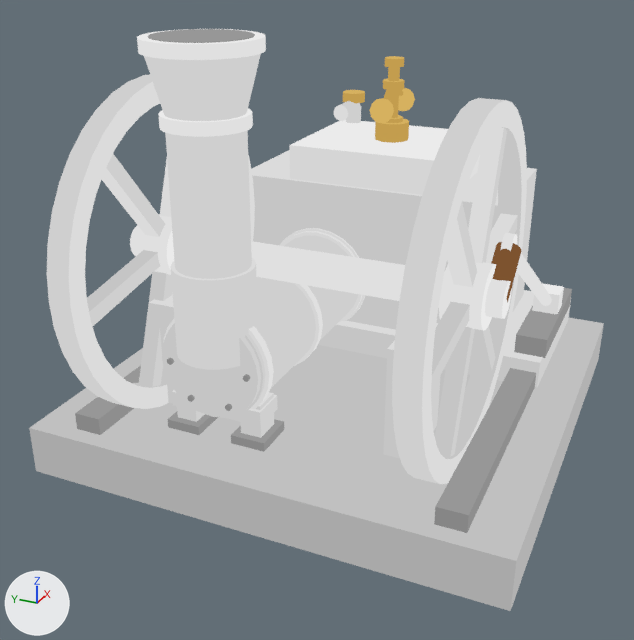
The Blender file ArtSource/SmallSteamEngine/small_steam_engine.blend: old version first, new version second.
The view is the same before and after, from a camera (50 mm lens) standing at (-3.18, -1.28, 2.0) and looking at (-0.24, 0.05, 0.53). The lights are fixed; the arrows at lower left show +X, +Y and +Z. The first picture is the older version.

In view in the first picture: '01_Foundation', '02_Raised_bed_rail', '04_Common_crankshaft', '05_Front_flywheel', '06_Rear_flywheel', '08_Firebox', '09_Firebox_top', '19_Stack_base', '20_Stack_tube', '21_Stack_flare', '33_Small_boiler', '34_Boiler_band', '34_Boiler_band.001', '34_Boiler_band.002', '35_Boiler_end_cap', '36_Boiler_end_foot', '36_Boiler_end_foot.001', '36_Boiler_end_leg', '36_Boiler_end_leg.001', '36_Boiler_end_saddle', '37_Firebox_connection_flange', '42_Boiler_cap_rivet', '42_Boiler_cap_rivet.003', '42_Boiler_cap_rivet.004' and 35 more.
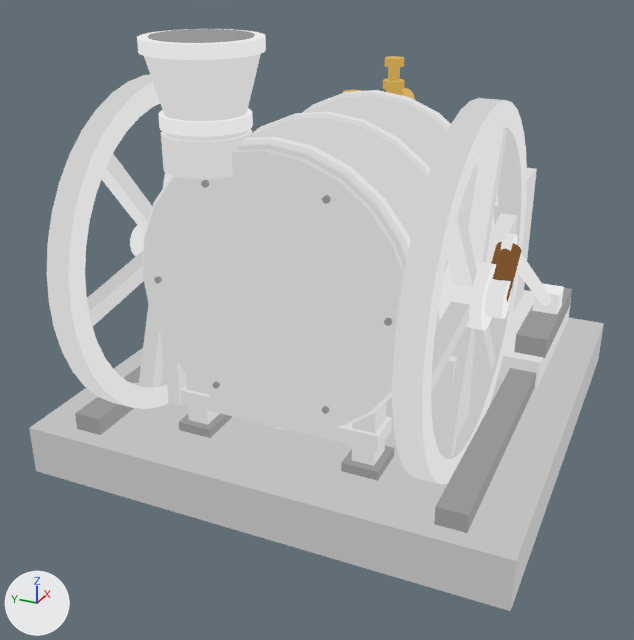
Commit message: Enlarge suspended steam boiler to fill the gap between flywheels

What changed in the scene script:
```text
Change me_cylinder_006:
    used by ob_33_small_boiler; location = (-0.225, 0.25, 0.51); rotation_euler = (0.0, 1.571, 0.0), in degrees (0, 90, 0)
    remove me_cylinder_006.from_pydata(...)  # 48 vertices, 26 faces; spans x -0.21..0.21, y -0.21..0.21, z -0.5..0.5
    add me_cylinder_006.from_pydata(...)  # 48 vertices, 26 faces; spans x -0.52..0.52, y -0.52..0.52, z -0.5..0.5
    me_cylinder_006 part 1: the whole mesh is scaled about its middle by (2.48, 2.48, 1)
Change me_cylinder_007:
    used by ob_34_boiler_band; location = (-0.69, 0.25, 0.51); rotation_euler = (0.0, 1.571, 0.0), in degrees (0, 90, 0)
    remove me_cylinder_007.from_pydata(...)  # 48 vertices, 26 faces; spans x -0.225..0.225, y -0.225..0.225, z -0.018..0.018
    add me_cylinder_007.from_pydata(...)  # 48 vertices, 26 faces; spans x -0.535..0.535, y -0.535..0.535, z -0.018..0.018
    me_cylinder_007 part 2: the whole mesh is scaled about its middle by (2.38, 2.38, 1)
Change me_cylinder_008:
    used by ob_34_boiler_band_001; location = (-0.25, 0.25, 0.51); rotation_euler = (0.0, 1.571, 0.0), in degrees (0, 90, 0)
    remove me_cylinder_008.from_pydata(...)  # 48 vertices, 26 faces; spans x -0.225..0.225, y -0.225..0.225, z -0.018..0.018
    add me_cylinder_008.from_pydata(...)  # 48 vertices, 26 faces; spans x -0.535..0.535, y -0.535..0.535, z -0.018..0.018
    me_cylinder_008 part 3: the whole mesh is scaled about its middle by (2.38, 2.38, 1)
Change me_cylinder_009:
    used by ob_34_boiler_band_002; location = (0.22, 0.25, 0.51); rotation_euler = (0.0, 1.571, 0.0), in degrees (0, 90, 0)
    remove me_cylinder_009.from_pydata(...)  # 48 vertices, 26 faces; spans x -0.225..0.225, y -0.225..0.225, z -0.018..0.018
    add me_cylinder_009.from_pydata(...)  # 48 vertices, 26 faces; spans x -0.535..0.535, y -0.535..0.535, z -0.018..0.018
    me_cylinder_009 part 4: the whole mesh is scaled about its middle by (2.38, 2.38, 1)
Change me_cylinder_010:
    used by ob_35_boiler_end_cap; location = (-0.738, 0.25, 0.51); rotation_euler = (0.0, 1.571, 0.0), in degrees (0, 90, 0)
    remove me_cylinder_010.from_pydata(...)  # 48 vertices, 26 faces; spans x -0.202..0.202, y -0.202..0.202, z -0.012..0.012
    add me_cylinder_010.from_pydata(...)  # 48 vertices, 26 faces; spans x -0.505..0.505, y -0.505..0.505, z -0.012..0.012
    me_cylinder_010 part 5: the whole mesh is scaled about its middle by (2.5, 2.5, 1)
Change me_cylinder_011:
    used by ob_37_firebox_connection_flange; location = (0.235, 0.25, 0.51); rotation_euler = (0.0, 1.571, 0.0), in degrees (0, 90, 0)
    remove me_cylinder_011.from_pydata(...)  # 48 vertices, 26 faces; spans x -0.235..0.235, y -0.235..0.235, z -0.016..0.016
    add me_cylinder_011.from_pydata(...)  # 48 vertices, 26 faces; spans x -0.535..0.535, y -0.535..0.535, z -0.016..0.016
    me_cylinder_011 part 6: the whole mesh is scaled about its middle by (2.28, 2.28, 1)
Change me_cube_028:
    remove me_cube_028.from_pydata(...)  # 8 vertices, 6 faces; spans x -0.07..0.07, y -0.19..0.19, z -0.03..0.03
    add me_cube_028.from_pydata(...)  # 8 vertices, 6 faces; spans x -0.07..0.07, y -0.4..0.4, z -0.03..0.03
    me_cube_028 part 7: the whole mesh is scaled about its middle by (1, 2.11, 1)
Change ob_33_small_boiler:
    ob_33_small_boiler.location: (-0.225, 0.25, 0.51) -> (-0.225, 0.0, 0.83)
Change ob_34_boiler_band:
    ob_34_boiler_band.location: (-0.69, 0.25, 0.51) -> (-0.69, 0.0, 0.83)
Change ob_34_boiler_band_001:
    ob_34_boiler_band_001.location: (-0.25, 0.25, 0.51) -> (-0.25, 0.0, 0.83)
Change ob_34_boiler_band_002:
    ob_34_boiler_band_002.location: (0.22, 0.25, 0.51) -> (0.22, 0.0, 0.83)
Change ob_35_boiler_end_cap:
    ob_35_boiler_end_cap.location: (-0.738, 0.25, 0.51) -> (-0.738, 0.0, 0.83)
Change ob_37_firebox_connection_flange:
    ob_37_firebox_connection_flange.location: (0.235, 0.25, 0.51) -> (0.235, 0.0, 0.83)
Change ob_36_boiler_end_leg:
    ob_36_boiler_end_leg.location: (-0.65, 0.11, 0.285) -> (-0.65, -0.34, 0.33)
Change ob_36_boiler_end_foot:
    ob_36_boiler_end_foot.location: (-0.65, 0.11, 0.218) -> (-0.65, -0.34, 0.218)
Change ob_36_boiler_end_leg_001:
    ob_36_boiler_end_leg_001.location: (-0.65, 0.39, 0.285) -> (-0.65, 0.34, 0.33)
Change ob_36_boiler_end_foot_001:
    ob_36_boiler_end_foot_001.location: (-0.65, 0.39, 0.218) -> (-0.65, 0.34, 0.218)
Change ob_36_boiler_end_saddle:
    ob_36_boiler_end_saddle.location: (-0.65, 0.25, 0.325) -> (-0.65, 0.0, 0.34)
Change ob_19_stack_base:
    ob_19_stack_base.location: (-0.68, 0.25, 0.72) -> (-0.68, 0.25, 1.3)
Change ob_42_boiler_cap_rivet:
    ob_42_boiler_cap_rivet.location: (-0.758, 0.41, 0.51) -> (-0.758, 0.435, 0.83)
Change ob_42_boiler_cap_rivet_002:
    ob_42_boiler_cap_rivet_002.location: (-0.758, 0.17, 0.649) -> (-0.758, -0.217, 1.207)
Change ob_42_boiler_cap_rivet_003:
    ob_42_boiler_cap_rivet_003.location: (-0.758, 0.09, 0.51) -> (-0.758, -0.435, 0.83)
Change ob_42_boiler_cap_rivet_004:
    ob_42_boiler_cap_rivet_004.location: (-0.758, 0.17, 0.371) -> (-0.758, -0.217, 0.453)
```

Where the change shows, as pixel boxes (x1, y1, x2, y2) in the pictures (634 x 640 px):
'35_Boiler_end_cap', moved, rescaled: before (162, 325, 261, 418); after (143, 149, 404, 431)
'33_Small_boiler', moved, rescaled (75% wider, 87% taller): before (168, 236, 358, 415); after (144, 96, 477, 431)
'19_Stack_base', moved: before (171, 258, 258, 370); after (161, 129, 252, 179)
'34_Boiler_band', moved, rescaled: before (163, 319, 274, 409); after (143, 137, 411, 430)
'36_Boiler_end_saddle', moved, rescaled: before (172, 390, 278, 427); after (181, 386, 392, 451)
'34_Boiler_band.001', moved, rescaled: before (294, 283, 323, 366); after (252, 112, 431, 179)
'36_Boiler_end_foot', moved: before (231, 419, 284, 452); after (341, 446, 394, 481)
'36_Boiler_end_leg', moved: before (241, 392, 274, 438); after (352, 402, 386, 466)
'34_Boiler_band.002', moved, rescaled: before (281, 231, 362, 322); after (302, 91, 494, 230)
'36_Boiler_end_foot.001', moved: before (167, 412, 218, 435); after (179, 414, 232, 438)
'36_Boiler_end_leg.001', moved: before (177, 406, 205, 422); after (185, 373, 220, 425)
'37_Firebox_connection_flange', moved, rescaled: before (279, 228, 365, 321); after (320, 90, 494, 227)
'42_Boiler_cap_rivet.003', moved: before (243, 374, 250, 382); after (384, 318, 392, 326)
'42_Boiler_cap_rivet.004', moved: before (225, 404, 232, 411); after (322, 406, 329, 414)
'42_Boiler_cap_rivet', moved: before (167, 358, 174, 365); after (154, 276, 162, 284)
'42_Boiler_cap_rivet.002', moved (not visible before): after (322, 195, 331, 204)
'08_Firebox', unchanged, covered by the edit: before (251, 150, 537, 330); after (494, 168, 537, 311)
'20_Stack_tube', unchanged, covered by the edit: before (165, 131, 252, 279); after (166, 131, 247, 141)
'09_Firebox_top', unchanged, covered by the edit: before (289, 120, 480, 195)
'04_Common_crankshaft', unchanged, covered by the edit: (130, 225, 512, 319) in both
